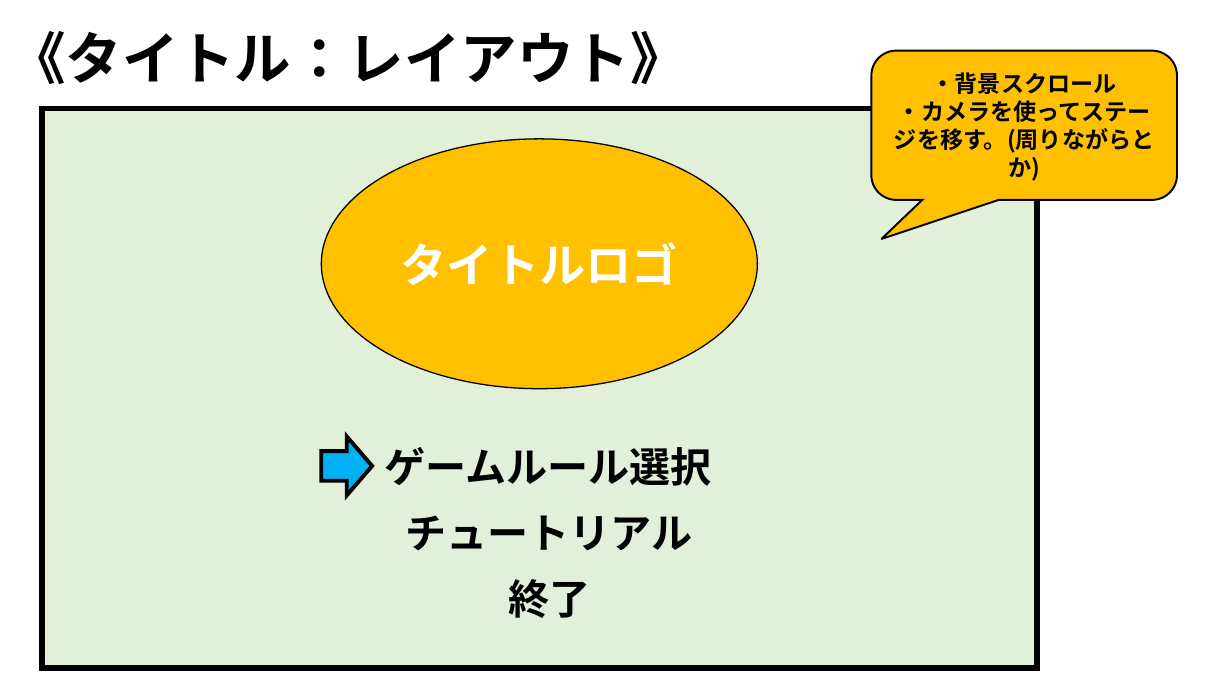
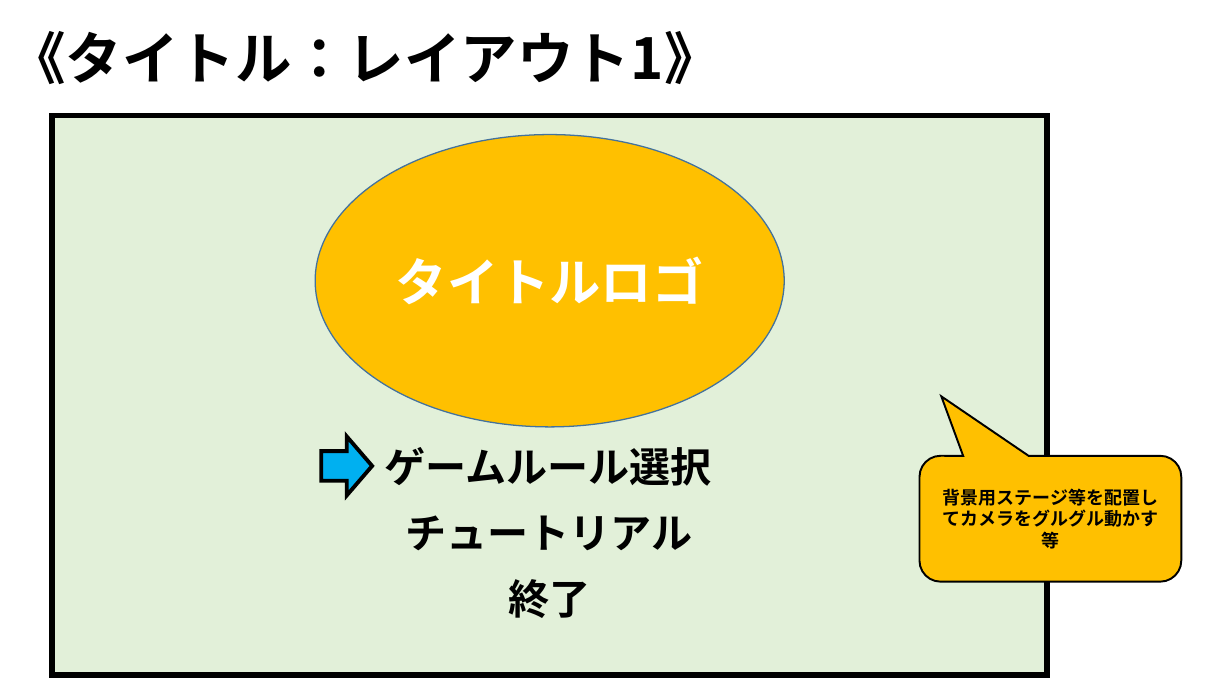
Before and after one commit to ARITA-MEIGEN/C-Team001, a slide deck: slide 5 of data/GS3_チーム2_仕様書.pptx. Drawn at 1232x693 pixels with LibreOffice and Linux fonts; fonts in the diff are those of the drawing; background and template pictures are left out. Boxes give left, top, right and bottom in pixels: in the first picture for what was removed or moved away, otherwise in the second. Text is boxed around its words. In the diff, an @@ line names an element or a change of style, - is before the commit and + after.

```diff
--- a/data/GS3_チーム2_仕様書.pptx
+++ b/data/GS3_チーム2_仕様書.pptx
@@ text at (9, 31, 721, 84): text changed @@
-《タイトル：レイアウト》
+《タイトル：レイアウト1》
@@ rounded speech box removed at (872, 51, 1177, 201) @@
-・背景スクロール
-・カメラを使ってステージを移す。(周りながらとか)
@@ rectangle: place and size @@
-rectangle at (43, 108, 1038, 668)
+rectangle at (52, 116, 1047, 676)
@@ ellipse "タイトルロゴ": place and size @@
-ellipse "タイトルロゴ" at (322, 139, 758, 388)
+ellipse "タイトルロゴ" at (315, 135, 785, 427)
@@ ellipse "タイトルロゴ" at (315, 135, 785, 427): size 36 to 40 pt; outline #000000 1 pt to #43739E 1 pt @@
@@ rounded speech box added at (920, 456, 1181, 581), fill #FFC000, outline #000000 1.5 pt, 14 pt, text #000000, bold @@
+背景用ステージ等を配置してカメラをグルグル動かす等
```
Also in this commit, not shown: 1 other slide changed, 1 slide added.
